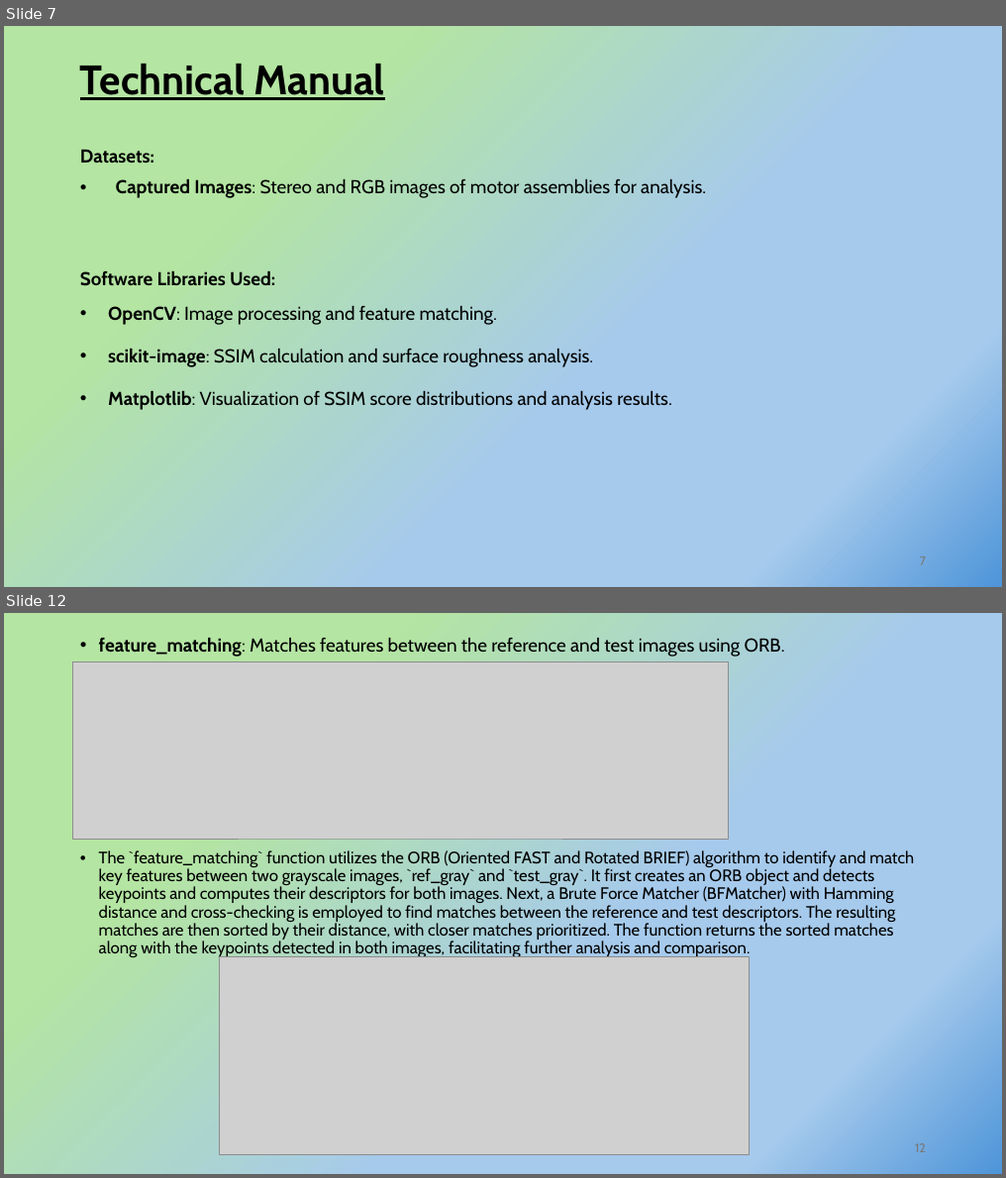
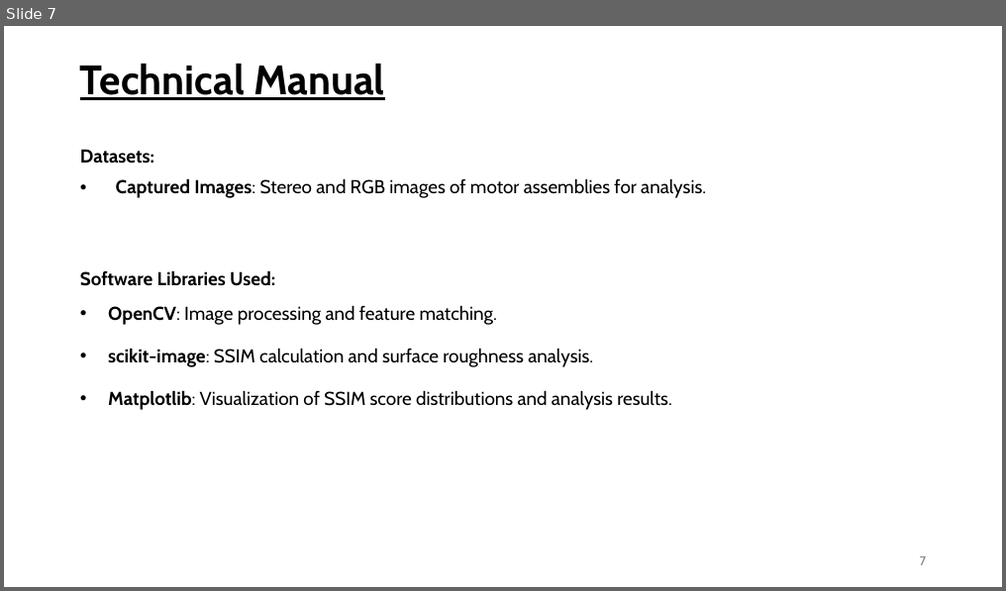
Before and after one commit to arpankumar2520/IDEAS_TIH_Project, a slide deck: MOTOR ASSEMBLY MONITORING THROUGH IMAGE ANALYSIS.pptx. Shown one above the other, each under a label of ours: slides 7 and 12 before the commit, slide 7 after it; the slides between them are not shown. The pictures are 1006x1178 and 1006x591 pixels, drawn with LibreOffice and Linux fonts; fonts in the diff are those of the drawing; grey boxes stand for pictures; background and template pictures are left out. Boxes give left, top, right and bottom in pixels: in the first picture for what was removed or moved away, otherwise in the second. Text is boxed around its words. In the diff, an @@ line names an element or a change of style, - is before the commit and + after.

```diff
--- a/MOTOR ASSEMBLY MONITORING THROUGH IMAGE ANALYSIS.pptx
+++ b/MOTOR ASSEMBLY MONITORING THROUGH IMAGE ANALYSIS.pptx
@@ slide 12 removed at [4,613,1002,1174], background gradient #B4E5A2 to #A6CAEC to #4E95D9 @@
@@ text removed at [99,638,914,958] @@
-• feature_matching: Matches features between the reference and test images using ORB.
-• The `feature_matching` function utilizes the ORB (Oriented FAST and Rotated BRIEF) algorithm to identify and match key features between two grayscale images, `ref_gray` and `test_gray`. It first creates an ORB object and detects keypoints and computes their descriptors for both images. Next, a Brute Force Matcher (BFMatcher) with Hamming distance and cross-checking is employed to find matches between the reference and test descriptors. The resulting matches are then sorted by their distance, with closer matches prioritized. The function returns the sorted matches along with the keypoints detected in both images, facilitating further analysis and comparison.
@@ picture removed at [73,663,728,839] @@
@@ picture removed at [220,958,749,1156] @@
@@ page number removed at [915,1144,926,1153] @@
-12
@@ slide 7 changed as well @@
@@ background gradient #B4E5A2 to #A6CAEC to #4E95D9 to picture (left out) @@
```
Also in this commit, not shown: 10 other slides changed, 7 slides added, 8 other slides removed, 6 other files.
